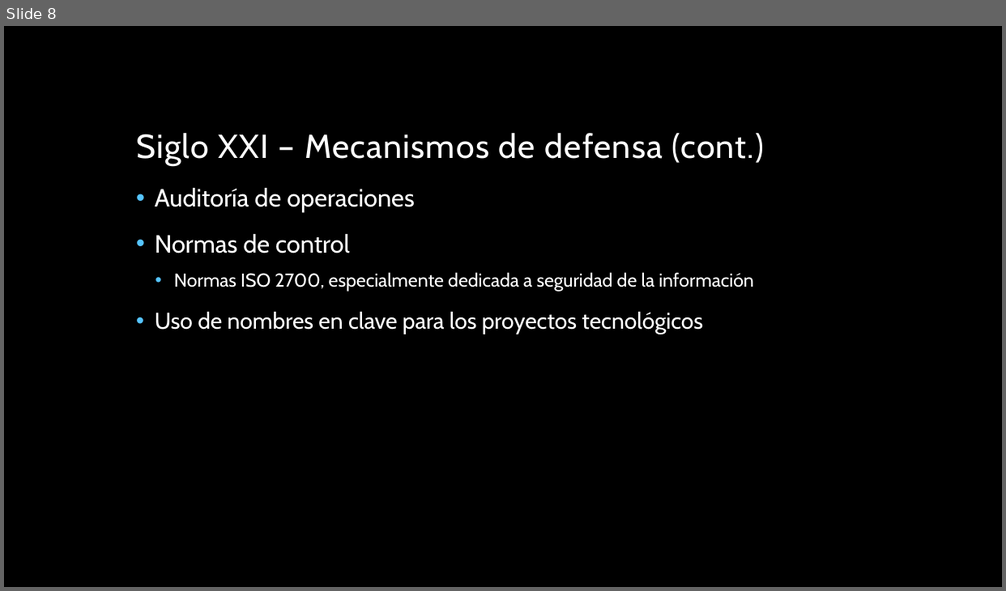
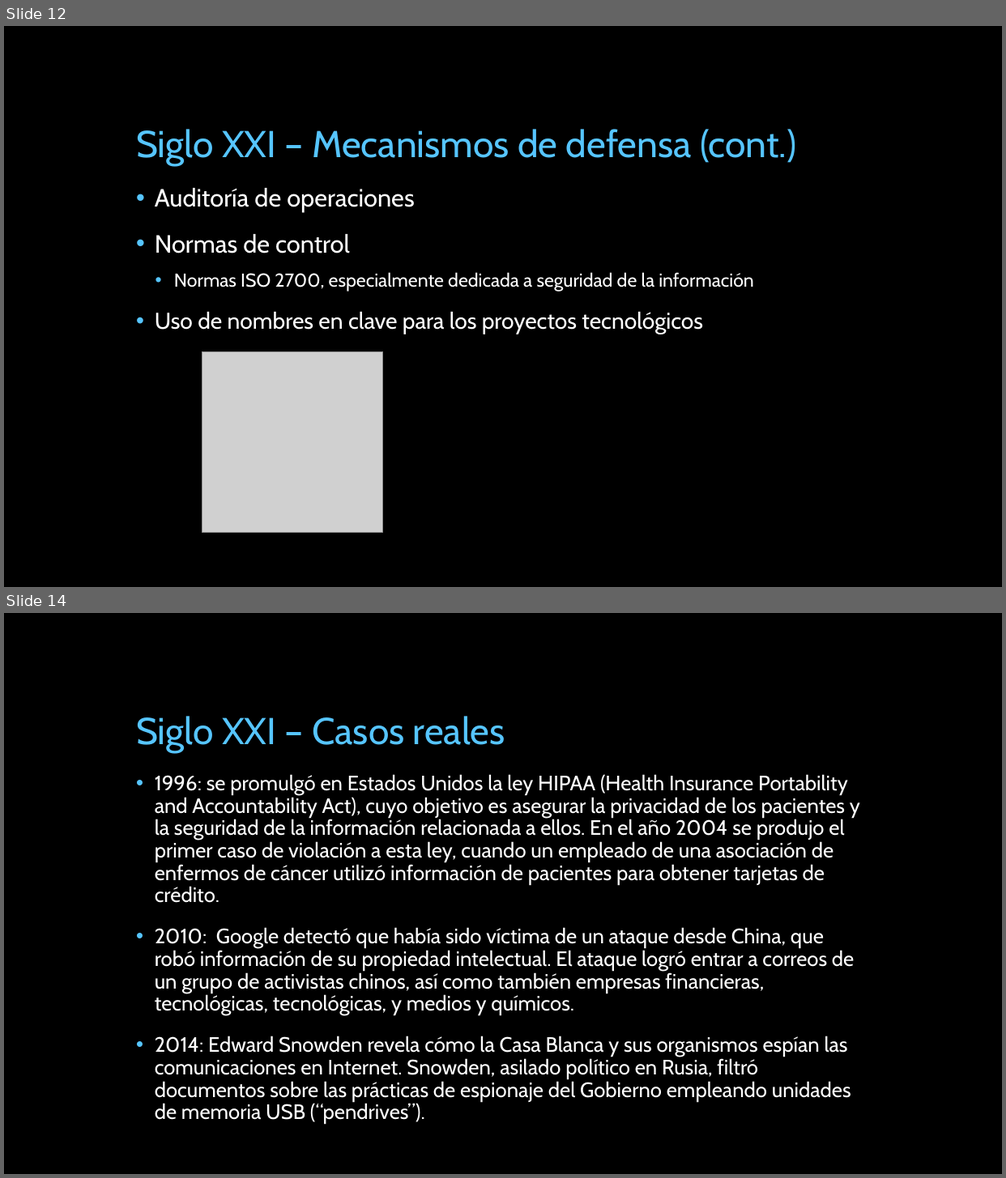
Before and after one commit to miparnisari/implantaciondesistemas, a slide deck: Presentacion/Fuga de Información en los Siglos XIX y.pptx. Shown one above the other, each under a label of ours: slide 8 before the commit, slides 12 and 14 after it; the slides between them are not shown. The pictures are 1006x591 and 1006x1178 pixels, drawn with LibreOffice and Linux fonts; fonts in the diff are those of the drawing; grey boxes stand for pictures; background and template pictures are left out. Boxes give left, top, right and bottom in pixels: in the first picture for what was removed or moved away, otherwise in the second. Text is boxed around its words. In the diff, an @@ line names an element or a change of style, - is before the commit and + after.

```diff
--- a/Presentacion/Fuga de Información en los Siglos XIX y.pptx
+++ b/Presentacion/Fuga de Información en los Siglos XIX y.pptx
@@ slide 14 added at [4, 613, 1002, 1174], background picture (left out) @@
@@ title added at [136, 716, 505, 753], 36 pt, text #56C5FF @@
+Siglo XXI – Casos reales
@@ text added at [155, 774, 860, 1101], 20 pt, text #FFFFFF @@
+• 1996: se promulgó en Estados Unidos la ley HIPAA (Health Insurance Portability and Accountability Act), cuyo objetivo es asegurar la privacidad de los pacientes y la seguridad de la información relacionada a ellos. En el año 2004 se produjo el primer caso de violación a esta ley, cuando un empleado de una asociación de enfermos de cáncer utilizó información de pacientes para obtener tarjetas de crédito.
+• 2010: Google detectó que había sido víctima de un ataque desde China, que robó información de su propiedad intelectual. El ataque logró entrar a correos de un grupo de activistas chinos, así como también empresas financieras, tecnológicas, tecnológicas, y medios y químicos.
+• 2014: Edward Snowden revela cómo la Casa Blanca y sus organismos espían las comunicaciones en Internet. Snowden, asilado político en Rusia, filtró documentos sobre las prácticas de espionaje del Gobierno empleando unidades de memoria USB (“pendrives”).
@@ what was slide 8 is now slide 12 @@
@@ slide 12 changed as well @@
@@ title "Siglo XXI – Mecanismos de ..." at [136, 129, 796, 166]: size 32 to 36 pt, text colour #FFFFFF to #56C5FF, letter spacing 1 to 0 pt @@
@@ picture added at [202, 352, 383, 533] @@
```
Also in this commit, not shown: 8 other slides changed, 5 other slides added, 2 slides removed.
